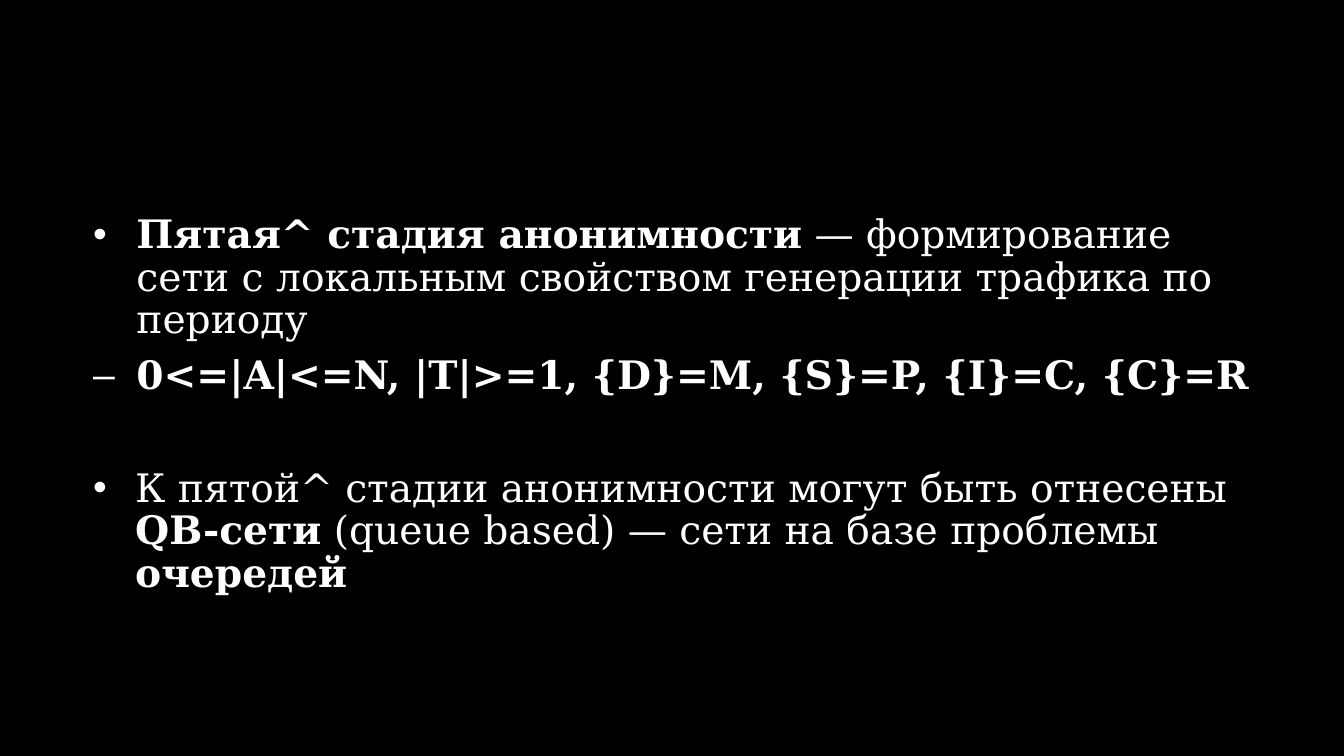
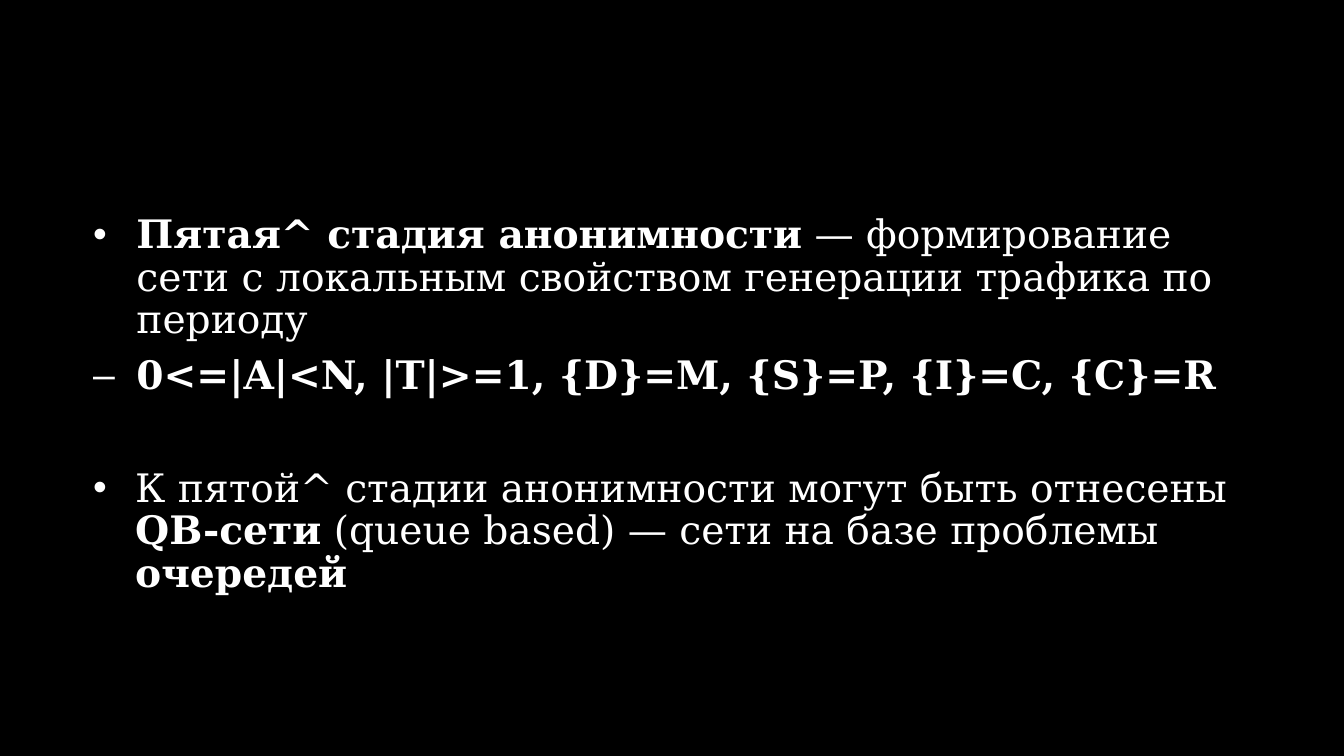
Before and after one commit to number571/go-peer, a slide deck: slide 33 of docs/grok_anonymity.pptx. Drawn at 1344x756 pixels with LibreOffice and Linux fonts; fonts in the diff are those of the drawing. Boxes give left, top, right and bottom in pixels: in the first picture for what was removed or moved away, otherwise in the second. Text is boxed around its words. In the diff, an @@ line names an element or a change of style, - is before the commit and + after.

```diff
--- a/docs/grok_anonymity.pptx
+++ b/docs/grok_anonymity.pptx
@@ text at (136, 359, 1216, 398): text changed @@
-– 0<=|A|<=N, |T|>=1, {D}=M, {S}=P, {I}=C, {C}=R
+– 0<=|A|<N, |T|>=1, {D}=M, {S}=P, {I}=C, {C}=R
```
Also in this commit, not shown: 3 other slides changed, 6 other files.
